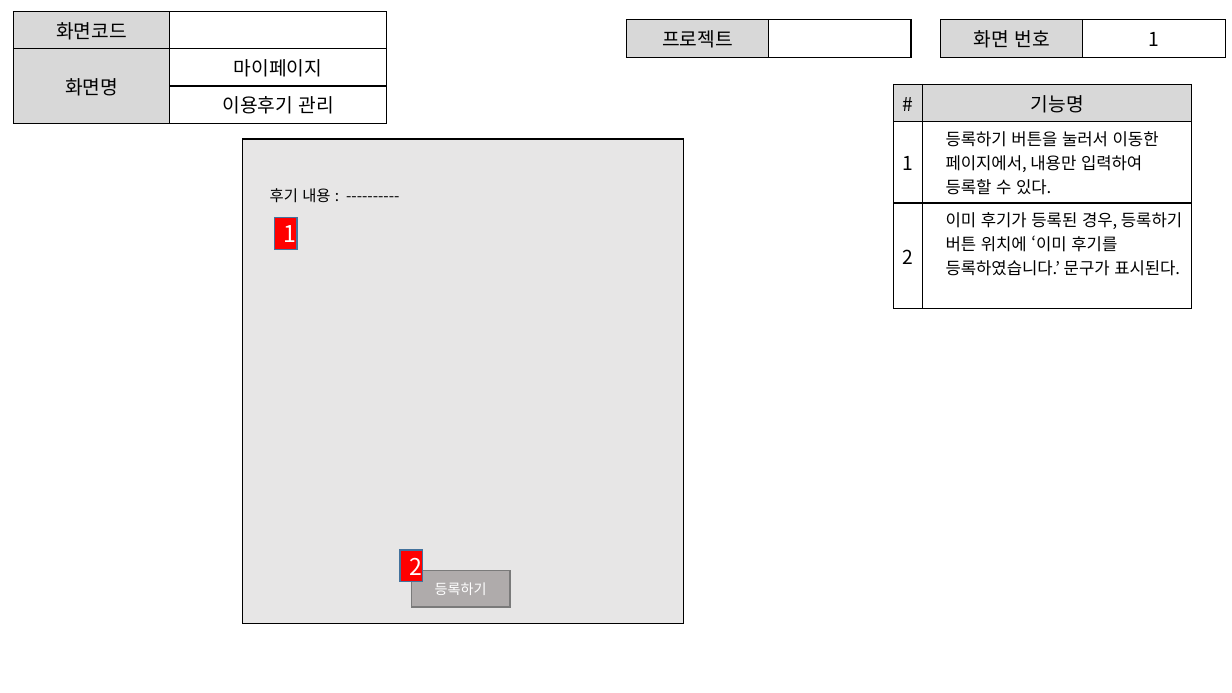
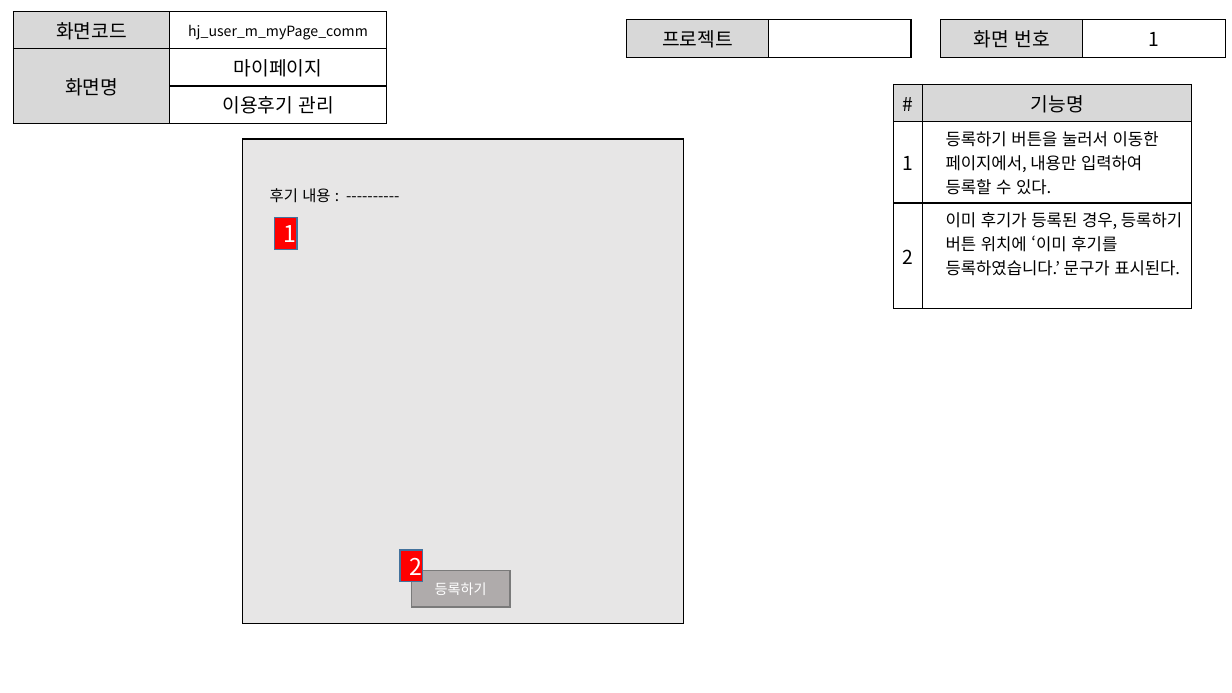
Before and after one commit to ezenteam2/e-Zone, a slide deck: slide 36 of 0 발표용 파워포인트/project05 - 파워포인트 종합 - 형준.pptx. Drawn at 1232x693 pixels with LibreOffice and Linux fonts; fonts in the diff are those of the drawing. Boxes give left, top, right and bottom in pixels: in the first picture for what was removed or moved away, otherwise in the second. Text is boxed around its words. In the diff, an @@ line names an element or a change of style, - is before the commit and + after.

```diff
--- a/0 발표용 파워포인트/project05 - 파워포인트 종합 - 형준.pptx
+++ b/0 발표용 파워포인트/project05 - 파워포인트 종합 - 형준.pptx
@@ table at (13, 12, 386, 118) @@
-row 1, column 2: 
+row 1, column 2: hj_user_m_myPage_comm
```
Also in this commit, not shown: 34 other slides changed, 4 other files.
